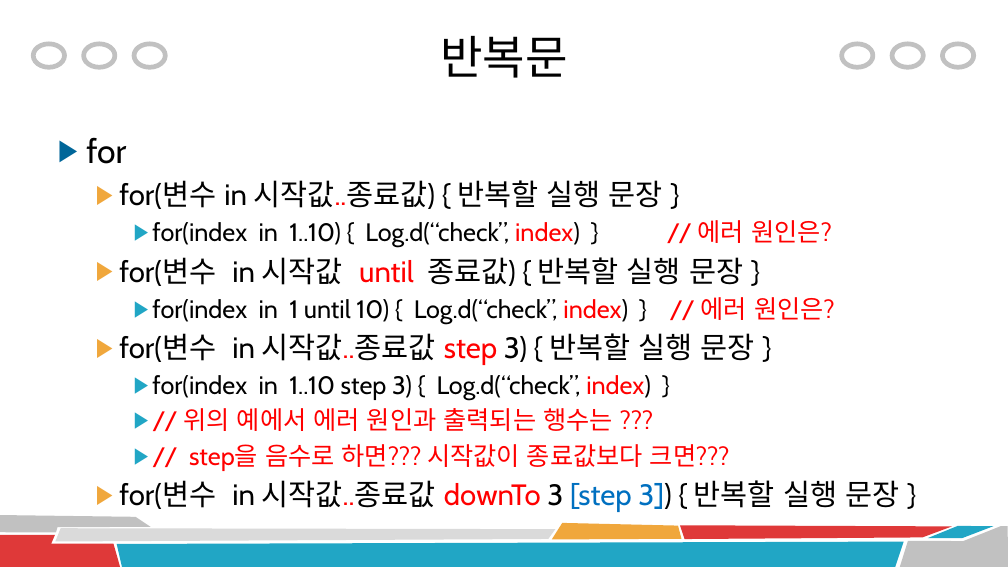
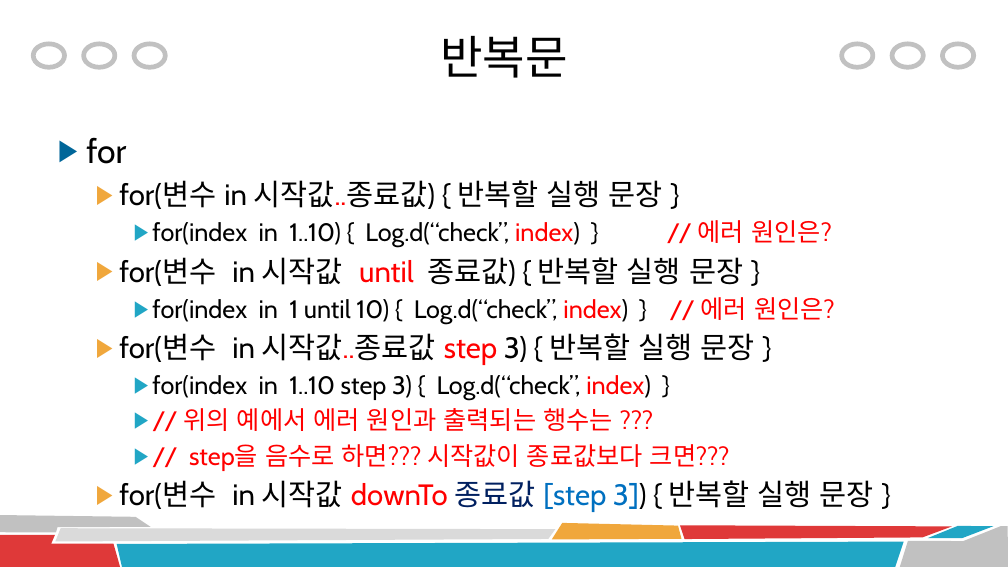
Before and after one commit to rlawnsqja2/and, a slide deck: slide 18 of 03 코틀린 기본 문법.pptx. Drawn at 1008x567 pixels with LibreOffice and Linux fonts; fonts in the diff are those of the drawing. Boxes give left, top, right and bottom in pixels: in the first picture for what was removed or moved away, otherwise in the second. Text is boxed around its words. In the diff, an @@ line names an element or a change of style, - is before the commit and + after.

```diff
--- a/03 코틀린 기본 문법.pptx
+++ b/03 코틀린 기본 문법.pptx
@@ text at bbox=[119, 480, 874, 512]: text changed @@
-  ▶ for(변수 in 시작값..종료값 downTo 3 [step 3]) { 반복할 실행 문장 }
+  ▶ for(변수 in 시작값 downTo 종료값 [step 3]) { 반복할 실행 문장 }
```
Also in this commit, not shown: 3 other slides changed, 35 slides added.
